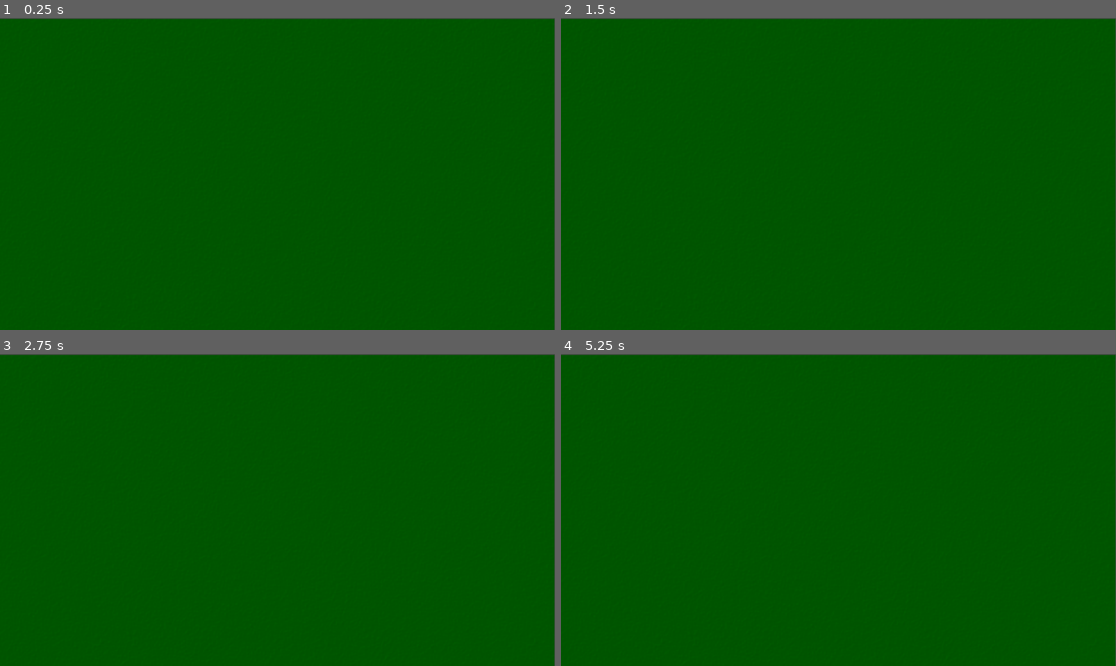
Above: before the commit, frames 1-4 (two rows, left to right).
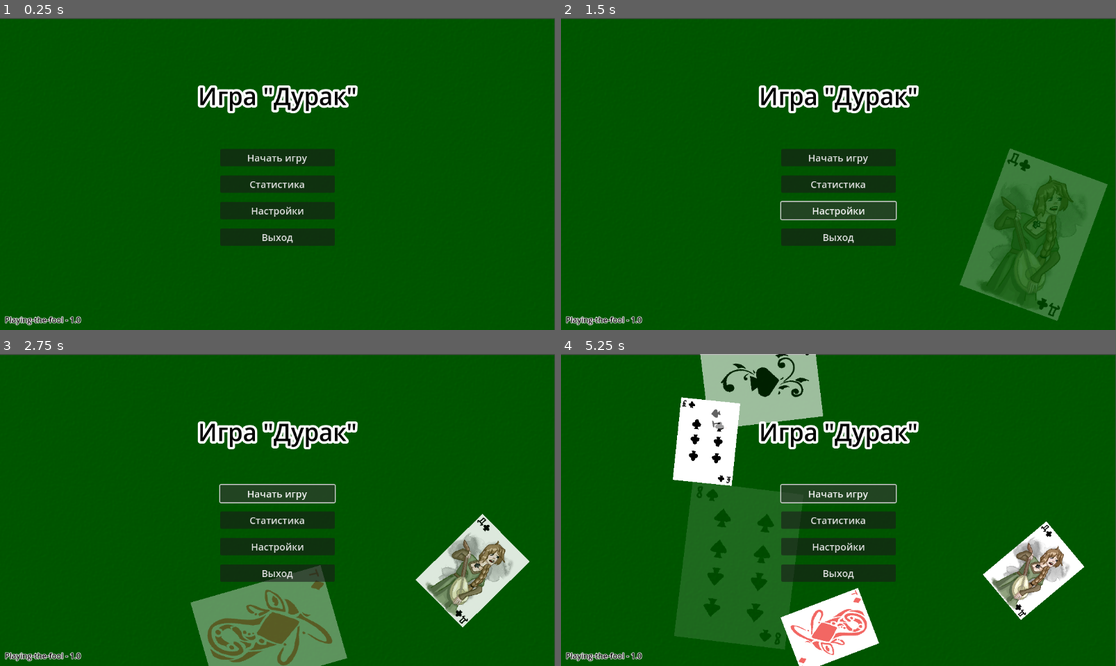
Above: after the commit, the same moments.

Repository: Yulya-S/Playing-the-fool
Game: Godot game, scene res://scenes/main.tscn
Same seed, same stepped clock (60 frames per second), same inputs: the game is played once before the commit and once after it.
Inputs (mouse positions are in pixels of both pictures, inside the frame that each line leads up to):
- Up to frame 1 (0.25 s): no input
- Up to frame 2 (1.5 s): click (838, 183) at 0.5 s, where only the run after the commit has a clickable "Статистика"; click (838, 211) at 1.25 s, where only the run after the commit has a clickable "Настройки"
- Up to frame 3 (2.75 s): click (277, 494) at 2 s, where only the run after the commit has a clickable "Начать игру"
- Up to frame 4 (5.25 s): click (838, 494) at 2.75 s, where only the run after the commit has a clickable "Начать игру"; click (838, 519) at 3.5 s, where only the run after the commit has a clickable "Статистика"; click (838, 547) at 4.25 s, where only the run after the commit has a clickable "Настройки"; click (838, 494) at 5 s, where only the run after the commit has a clickable "Начать игру"

The runs differ from the first frame. In frame 1, 6.5% of the frame differs, in the area x 0-65%, y 21-99%; in frame 2, 14%; in frame 3, 17%; in frame 4, 28%, in the area x 0-95%, y 0-100%.

Commit message:
animation in the main menu

Diff:
--- /dev/null
+++ b/playing-the-fool/scenes/card_pack.tscn
@@ -0,0 +1,683 @@
+[gd_scene load_steps=91 format=3 uid="uid://cskwp4r1g2e3m"]
+
+[ext_resource type="Texture2D" uid="uid://caejajwp82j7p" path="res://img/Карты Фентези.png" id="1_wo5bd"]
+[ext_resource type="Texture2D" uid="uid://boy08ad6stka4" path="res://img/Карты v1.png" id="2_5xwgq"]
+[ext_resource type="Script" uid="uid://dbk8nte2aqh07" path="res://scripts/card_pack.gd" id="3_5xwgq"]
+
+[sub_resource type="AtlasTexture" id="AtlasTexture_17ntd"]
+atlas = ExtResource("1_wo5bd")
+region = Rect2(0, 0, 246, 344)
+
+[sub_resource type="AtlasTexture" id="AtlasTexture_wwfmj"]
+atlas = ExtResource("1_wo5bd")
+region = Rect2(246, 0, 246, 344)
+
+[sub_resource type="AtlasTexture" id="AtlasTexture_svopx"]
+atlas = ExtResource("1_wo5bd")
+region = Rect2(492, 0, 246, 344)
+
+[sub_resource type="AtlasTexture" id="AtlasTexture_n4pbj"]
+atlas = ExtResource("1_wo5bd")
+region = Rect2(738, 0, 246, 344)
+
+[sub_resource type="AtlasTexture" id="AtlasTexture_uet6u"]
+atlas = ExtResource("1_wo5bd")
+region = Rect2(984, 0, 246, 344)
+
+[sub_resource type="AtlasTexture" id="AtlasTexture_0mx01"]
+atlas = ExtResource("1_wo5bd")
+region = Rect2(1230, 0, 246, 344)
+
+[sub_resource type="AtlasTexture" id="AtlasTexture_ggrgs"]
+atlas = ExtResource("1_wo5bd")
+region = Rect2(0, 344, 246, 344)
+
+[sub_resource type="AtlasTexture" id="AtlasTexture_wgwdn"]
+atlas = ExtResource("1_wo5bd")
+region = Rect2(246, 344, 246, 344)
+
+[sub_resource type="AtlasTexture" id="AtlasTexture_7cefp"]
+atlas = ExtResource("1_wo5bd")
+region = Rect2(492, 344, 246, 344)
+
+[sub_resource type="AtlasTexture" id="AtlasTexture_7uuik"]
+atlas = ExtResource("1_wo5bd")
+region = Rect2(738, 344, 246, 344)
+
+[sub_resource type="AtlasTexture" id="AtlasTexture_3klpk"]
+atlas = ExtResource("1_wo5bd")
+region = Rect2(984, 344, 246, 344)
+
+[sub_resource type="AtlasTexture" id="AtlasTexture_yvash"]
+atlas = ExtResource("1_wo5bd")
+region = Rect2(1230, 344, 246, 344)
+
+[sub_resource type="AtlasTexture" id="AtlasTexture_3ud42"]
+atlas = ExtResource("1_wo5bd")
+region = Rect2(0, 688, 246, 344)
+
+[sub_resource type="AtlasTexture" id="AtlasTexture_uyiwi"]
+atlas = ExtResource("1_wo5bd")
+region = Rect2(246, 688, 246, 344)
+
+[sub_resource type="AtlasTexture" id="AtlasTexture_ph04d"]
+atlas = ExtResource("1_wo5bd")
+region = Rect2(492, 688, 246, 344)
+
+[sub_resource type="AtlasTexture" id="AtlasTexture_0j567"]
+atlas = ExtResource("1_wo5bd")
+region = Rect2(738, 688, 246, 344)
+
+[sub_resource type="AtlasTexture" id="AtlasTexture_eaus5"]
+atlas = ExtResource("1_wo5bd")
+region = Rect2(984, 688, 246, 344)
+
+[sub_resource type="AtlasTexture" id="AtlasTexture_e2yy3"]
+atlas = ExtResource("1_wo5bd")
+region = Rect2(1230, 688, 246, 344)
+
+[sub_resource type="AtlasTexture" id="AtlasTexture_am1y2"]
+atlas = ExtResource("1_wo5bd")
+region = Rect2(0, 1032, 246, 344)
+
+[sub_resource type="AtlasTexture" id="AtlasTexture_cqxoe"]
+atlas = ExtResource("1_wo5bd")
+region = Rect2(246, 1032, 246, 344)
+
+[sub_resource type="AtlasTexture" id="AtlasTexture_dwmj4"]
+atlas = ExtResource("1_wo5bd")
+region = Rect2(492, 1032, 246, 344)
+
+[sub_resource type="AtlasTexture" id="AtlasTexture_hra8m"]
+atlas = ExtResource("1_wo5bd")
+region = Rect2(738, 1032, 246, 344)
+
+[sub_resource type="AtlasTexture" id="AtlasTexture_xfosu"]
+atlas = ExtResource("1_wo5bd")
+region = Rect2(984, 1032, 246, 344)
+
+[sub_resource type="AtlasTexture" id="AtlasTexture_fwfsr"]
+atlas = ExtResource("1_wo5bd")
+region = Rect2(1230, 1032, 246, 344)
+
+[sub_resource type="AtlasTexture" id="AtlasTexture_tuuon"]
+atlas = ExtResource("1_wo5bd")
+region = Rect2(0, 1376, 246, 344)
+
+[sub_resource type="AtlasTexture" id="AtlasTexture_6qb6i"]
+atlas = ExtResource("1_wo5bd")
+region = Rect2(246, 1376, 246, 344)
+
+[sub_resource type="AtlasTexture" id="AtlasTexture_f3vu0"]
+atlas = ExtResource("1_wo5bd")
+region = Rect2(492, 1376, 246, 344)
+
+[sub_resource type="AtlasTexture" id="AtlasTexture_crlko"]
+atlas = ExtResource("1_wo5bd")
+region = Rect2(738, 1376, 246, 344)
+
+[sub_resource type="AtlasTexture" id="AtlasTexture_7rjnm"]
+atlas = ExtResource("1_wo5bd")
+region = Rect2(984, 1376, 246, 344)
+
+[sub_resource type="AtlasTexture" id="AtlasTexture_6bvhn"]
+atlas = ExtResource("1_wo5bd")
+region = Rect2(1230, 1376, 246, 344)
+
+[sub_resource type="AtlasTexture" id="AtlasTexture_6a8av"]
+atlas = ExtResource("1_wo5bd")
+region = Rect2(0, 1720, 246, 344)
+
+[sub_resource type="AtlasTexture" id="AtlasTexture_mub2y"]
+atlas = ExtResource("1_wo5bd")
+region = Rect2(246, 1720, 246, 344)
+
+[sub_resource type="AtlasTexture" id="AtlasTexture_oivy3"]
+atlas = ExtResource("1_wo5bd")
+region = Rect2(492, 1720, 246, 344)
+
+[sub_resource type="AtlasTexture" id="AtlasTexture_8t8tq"]
+atlas = ExtResource("1_wo5bd")
+region = Rect2(738, 1720, 246, 344)
+
+[sub_resource type="AtlasTexture" id="AtlasTexture_5dujg"]
+atlas = ExtResource("1_wo5bd")
+region = Rect2(984, 1720, 246, 344)
+
+[sub_resource type="AtlasTexture" id="AtlasTexture_jsv4j"]
+atlas = ExtResource("1_wo5bd")
+region = Rect2(1230, 1720, 246, 344)
+
+[sub_resource type="AtlasTexture" id="AtlasTexture_ju8va"]
+atlas = ExtResource("1_wo5bd")
+region = Rect2(0, 2064, 246, 344)
+
+[sub_resource type="AtlasTexture" id="AtlasTexture_l11jl"]
+atlas = ExtResource("1_wo5bd")
+region = Rect2(246, 2064, 246, 344)
+
+[sub_resource type="AtlasTexture" id="AtlasTexture_hs743"]
+atlas = ExtResource("1_wo5bd")
+region = Rect2(492, 2064, 246, 344)
+
+[sub_resource type="AtlasTexture" id="AtlasTexture_bo5s7"]
+atlas = ExtResource("1_wo5bd")
+region = Rect2(738, 2064, 246, 344)
+
+[sub_resource type="AtlasTexture" id="AtlasTexture_o04ec"]
+atlas = ExtResource("1_wo5bd")
+region = Rect2(984, 2064, 246, 344)
+
+[sub_resource type="AtlasTexture" id="AtlasTexture_pbq3g"]
+atlas = ExtResource("2_5xwgq")
+region = Rect2(0, 0, 246, 344)
+
+[sub_resource type="AtlasTexture" id="AtlasTexture_eejop"]
+atlas = ExtResource("2_5xwgq")
+region = Rect2(246, 0, 246, 344)
+
+[sub_resource type="AtlasTexture" id="AtlasTexture_l4pji"]
+atlas = ExtResource("2_5xwgq")
+region = Rect2(492, 0, 246, 344)
+
+[sub_resource type="AtlasTexture" id="AtlasTexture_dhres"]
+atlas = ExtResource("2_5xwgq")
+region = Rect2(738, 0, 246, 344)
+
+[sub_resource type="AtlasTexture" id="AtlasTexture_by6df"]
+atlas = ExtResource("2_5xwgq")
+region = Rect2(984, 0, 246, 344)
+
+[sub_resource type="AtlasTexture" id="AtlasTexture_dq7p1"]
+atlas = ExtResource("2_5xwgq")
+region = Rect2(1230, 0, 246, 344)
+
+[sub_resource type="AtlasTexture" id="AtlasTexture_5w25e"]
+atlas = ExtResource("2_5xwgq")
+region = Rect2(0, 344, 246, 344)
+
+[sub_resource type="AtlasTexture" id="AtlasTexture_ijppq"]
+atlas = ExtResource("2_5xwgq")
+region = Rect2(246, 344, 246, 344)
+
+[sub_resource type="AtlasTexture" id="AtlasTexture_qt64r"]
+atlas = ExtResource("2_5xwgq")
+region = Rect2(492, 344, 246, 344)
+
+[sub_resource type="AtlasTexture" id="AtlasTexture_2is3j"]
+atlas = ExtResource("2_5xwgq")
+region = Rect2(738, 344, 246, 344)
+
+[sub_resource type="AtlasTexture" id="AtlasTexture_en8bf"]
+atlas = ExtResource("2_5xwgq")
+region = Rect2(984, 344, 246, 344)
+
+[sub_resource type="AtlasTexture" id="AtlasTexture_r5gja"]
+atlas = ExtResource("2_5xwgq")
+region = Rect2(1230, 344, 246, 344)
+
+[sub_resource type="AtlasTexture" id="AtlasTexture_dba8r"]
+atlas = ExtResource("2_5xwgq")
+region = Rect2(0, 688, 246, 344)
+
+[sub_resource type="AtlasTexture" id="AtlasTexture_op8np"]
+atlas = ExtResource("2_5xwgq")
+region = Rect2(246, 688, 246, 344)
+
+[sub_resource type="AtlasTexture" id="AtlasTexture_bu4vv"]
+atlas = ExtResource("2_5xwgq")
+region = Rect2(492, 688, 246, 344)
+
+[sub_resource type="AtlasTexture" id="AtlasTexture_s3oo4"]
+atlas = ExtResource("2_5xwgq")
+region = Rect2(738, 688, 246, 344)
+
+[sub_resource type="AtlasTexture" id="AtlasTexture_uu2n4"]
+atlas = ExtResource("2_5xwgq")
+region = Rect2(984, 688, 246, 344)
+
+[sub_resource type="AtlasTexture" id="AtlasTexture_o3d7j"]
+atlas = ExtResource("2_5xwgq")
+region = Rect2(1230, 688, 246, 344)
+
+[sub_resource type="AtlasTexture" id="AtlasTexture_bdk2l"]
+atlas = ExtResource("2_5xwgq")
+region = Rect2(0, 1032, 246, 344)
+
+[sub_resource type="AtlasTexture" id="AtlasTexture_7ltly"]
+atlas = ExtResource("2_5xwgq")
+region = Rect2(246, 1032, 246, 344)
+
+[sub_resource type="AtlasTexture" id="AtlasTexture_m6muo"]
+atlas = ExtResource("2_5xwgq")
+region = Rect2(492, 1032, 246, 344)
+
+[sub_resource type="AtlasTexture" id="AtlasTexture_rvcup"]
+atlas = ExtResource("2_5xwgq")
+region = Rect2(738, 1032, 246, 344)
+
+[sub_resource type="AtlasTexture" id="AtlasTexture_dqi1l"]
+atlas = ExtResource("2_5xwgq")
+region = Rect2(984, 1032, 246, 344)
+
+[sub_resource type="AtlasTexture" id="AtlasTexture_bef76"]
+atlas = ExtResource("2_5xwgq")
+region = Rect2(1230, 1032, 246, 344)
+
+[sub_resource type="AtlasTexture" id="AtlasTexture_21ak2"]
+atlas = ExtResource("2_5xwgq")
+region = Rect2(0, 1376, 246, 344)
+
+[sub_resource type="AtlasTexture" id="AtlasTexture_6lt8x"]
+atlas = ExtResource("2_5xwgq")
+region = Rect2(246, 1376, 246, 344)
+
+[sub_resource type="AtlasTexture" id="AtlasTexture_mmg5k"]
+atlas = ExtResource("2_5xwgq")
+region = Rect2(492, 1376, 246, 344)
+
+[sub_resource type="AtlasTexture" id="AtlasTexture_22m81"]
+atlas = ExtResource("2_5xwgq")
+region = Rect2(738, 1376, 246, 344)
+
+[sub_resource type="AtlasTexture" id="AtlasTexture_vh5kq"]
+atlas = ExtResource("2_5xwgq")
+region = Rect2(984, 1376, 246, 344)
+
+[sub_resource type="AtlasTexture" id="AtlasTexture_5lb22"]
+atlas = ExtResource("2_5xwgq")
+region = Rect2(1230, 1376, 246, 344)
+
+[sub_resource type="AtlasTexture" id="AtlasTexture_xm0kl"]
+atlas = ExtResource("2_5xwgq")
+region = Rect2(0, 1720, 246, 344)
+
+[sub_resource type="AtlasTexture" id="AtlasTexture_s178k"]
+atlas = ExtResource("2_5xwgq")
+region = Rect2(246, 1720, 246, 344)
+
+[sub_resource type="AtlasTexture" id="AtlasTexture_icheb"]
+atlas = ExtResource("2_5xwgq")
+region = Rect2(492, 1720, 246, 344)
+
+[sub_resource type="AtlasTexture" id="AtlasTexture_esqur"]
+atlas = ExtResource("2_5xwgq")
+region = Rect2(738, 1720, 246, 344)
+
+[sub_resource type="AtlasTexture" id="AtlasTexture_euwvq"]
+atlas = ExtResource("2_5xwgq")
+region = Rect2(984, 1720, 246, 344)
+
+[sub_resource type="AtlasTexture" id="AtlasTexture_4uk6s"]
+atlas = ExtResource("2_5xwgq")
+region = Rect2(1230, 1720, 246, 344)
+
+[sub_resource type="AtlasTexture" id="AtlasTexture_mj3bh"]
+atlas = ExtResource("2_5xwgq")
+region = Rect2(0, 2064, 246, 344)
+
+[sub_resource type="AtlasTexture" id="AtlasTexture_e6rxl"]
+atlas = ExtResource("2_5xwgq")
+region = Rect2(246, 2064, 246, 344)
+
+[sub_resource type="AtlasTexture" id="AtlasTexture_t26m0"]
+atlas = ExtResource("2_5xwgq")
+region = Rect2(492, 2064, 246, 344)
+
+[sub_resource type="AtlasTexture" id="AtlasTexture_mhen0"]
+atlas = ExtResource("2_5xwgq")
+region = Rect2(738, 2064, 246, 344)
+
+[sub_resource type="AtlasTexture" id="AtlasTexture_m20bh"]
+atlas = ExtResource("2_5xwgq")
+region = Rect2(984, 2064, 246, 344)
+
+[sub_resource type="SpriteFrames" id="SpriteFrames_r0akj"]
+animations = [{
+"frames": [{
+"duration": 1.0,
+"texture": SubResource("AtlasTexture_17ntd")
+}, {
+"duration": 1.0,
+"texture": SubResource("AtlasTexture_wwfmj")
+}, {
+"duration": 1.0,
+"texture": SubResource("AtlasTexture_svopx")
+}, {
+"duration": 1.0,
+"texture": SubResource("AtlasTexture_n4pbj")
+}, {
+"duration": 1.0,
+"texture": SubResource("AtlasTexture_uet6u")
+}, {
+"duration": 1.0,
+"texture": SubResource("AtlasTexture_0mx01")
+}, {
+"duration": 1.0,
+"texture": SubResource("AtlasTexture_ggrgs")
+}, {
+"duration": 1.0,
+"texture": SubResource("AtlasTexture_wgwdn")
+}, {
+"duration": 1.0,
+"texture": SubResource("AtlasTexture_7cefp")
+}, {
+"duration": 1.0,
+"texture": SubResource("AtlasTexture_7uuik")
+}, {
+"duration": 1.0,
+"texture": SubResource("AtlasTexture_3klpk")
+}, {
+"duration": 1.0,
+"texture": SubResource("AtlasTexture_yvash")
+}, {
+"duration": 1.0,
+"texture": SubResource("AtlasTexture_3ud42")
+}, {
+"duration": 1.0,
+"texture": SubResource("AtlasTexture_uyiwi")
+}, {
+"duration": 1.0,
+"texture": SubResource("AtlasTexture_ph04d")
+}, {
+"duration": 1.0,
+"texture": SubResource("AtlasTexture_0j567")
+}, {
+"duration": 1.0,
+"texture": SubResource("AtlasTexture_eaus5")
+}, {
+"duration": 1.0,
+"texture": SubResource("AtlasTexture_e2yy3")
+}, {
+"duration": 1.0,
+"texture": SubResource("AtlasTexture_am1y2")
+}, {
+"duration": 1.0,
+"texture": SubResource("AtlasTexture_cqxoe")
+}, {
+"duration": 1.0,
+"texture": SubResource("AtlasTexture_dwmj4")
+}, {
+"duration": 1.0,
+"texture": SubResource("AtlasTexture_hra8m")
+}, {
+"duration": 1.0,
+"texture": SubResource("AtlasTexture_xfosu")
+}, {
+"duration": 1.0,
+"texture": SubResource("AtlasTexture_fwfsr")
+}, {
+"duration": 1.0,
+"texture": SubResource("AtlasTexture_tuuon")
+}, {
+"duration": 1.0,
+"texture": SubResource("AtlasTexture_6qb6i")
+}, {
+"duration": 1.0,
+"texture": SubResource("AtlasTexture_f3vu0")
+}, {
+"duration": 1.0,
+"texture": SubResource("AtlasTexture_crlko")
+}, {
+"duration": 1.0,
+"texture": SubResource("AtlasTexture_7rjnm")
+}, {
+"duration": 1.0,
+"texture": SubResource("AtlasTexture_6bvhn")
+}, {
+"duration": 1.0,
+"texture": SubResource("AtlasTexture_6a8av")
+}, {
+"duration": 1.0,
+"texture": SubResource("AtlasTexture_mub2y")
+}, {
+"duration": 1.0,
+"texture": SubResource("AtlasTexture_oivy3")
+}, {
+"duration": 1.0,
+"texture": SubResource("AtlasTexture_8t8tq")
+}, {
+"duration": 1.0,
+"texture": SubResource("AtlasTexture_5dujg")
+}, {
+"duration": 1.0,
+"texture": SubResource("AtlasTexture_jsv4j")
+}, {
+"duration": 1.0,
+"texture": SubResource("AtlasTexture_ju8va")
+}, {
+"duration": 1.0,
+"texture": SubResource("AtlasTexture_l11jl")
+}, {
+"duration": 1.0,
+"texture": SubResource("AtlasTexture_hs743")
+}, {
+"duration": 1.0,
+"texture": SubResource("AtlasTexture_bo5s7")
+}, {
+"duration": 1.0,
+"texture": SubResource("AtlasTexture_o04ec")
+}],
+"loop": true,
+"name": &"0",
+"speed": 5.0
+}, {
+"frames": [{
+"duration": 1.0,
+"texture": SubResource("AtlasTexture_pbq3g")
+}, {
+"duration": 1.0,
+"texture": SubResource("AtlasTexture_eejop")
+}, {
+"duration": 1.0,
+"texture": SubResource("AtlasTexture_l4pji")
+}, {
+"duration": 1.0,
+"texture": SubResource("AtlasTexture_dhres")
+}, {
+"duration": 1.0,
+"texture": SubResource("AtlasTexture_by6df")
+}, {
+"duration": 1.0,
+"texture": SubResource("AtlasTexture_dq7p1")
+}, {
+"duration": 1.0,
+"texture": SubResource("AtlasTexture_5w25e")
+}, {
+"duration": 1.0,
+"texture": SubResource("AtlasTexture_ijppq")
+}, {
+"duration": 1.0,
+"texture": SubResource("AtlasTexture_qt64r")
+}, {
+"duration": 1.0,
+"texture": SubResource("AtlasTexture_2is3j")
+}, {
+"duration": 1.0,
+"texture": SubResource("AtlasTexture_en8bf")
+}, {
+"duration": 1.0,
+"texture": SubResource("AtlasTexture_r5gja")
+}, {
+"duration": 1.0,
+"texture": SubResource("AtlasTexture_dba8r")
+}, {
+"duration": 1.0,
+"texture": SubResource("AtlasTexture_op8np")
+}, {
+"duration": 1.0,
+"texture": SubResource("AtlasTexture_bu4vv")
+}, {
+"duration": 1.0,
+"texture": SubResource("AtlasTexture_s3oo4")
+}, {
+"duration": 1.0,
+"texture": SubResource("AtlasTexture_uu2n4")
+}, {
+"duration": 1.0,
+"texture": SubResource("AtlasTexture_o3d7j")
+}, {
+"duration": 1.0,
+"texture": SubResource("AtlasTexture_bdk2l")
+}, {
+"duration": 1.0,
+"texture": SubResource("AtlasTexture_7ltly")
+}, {
+"duration": 1.0,
+"texture": SubResource("AtlasTexture_m6muo")
+}, {
+"duration": 1.0,
+"texture": SubResource("AtlasTexture_rvcup")
+}, {
+"duration": 1.0,
+"texture": SubResource("AtlasTexture_dqi1l")
+}, {
+"duration": 1.0,
+"texture": SubResource("AtlasTexture_bef76")
+}, {
+"duration": 1.0,
+"texture": SubResource("AtlasTexture_21ak2")
+}, {
+"duration": 1.0,
+"texture": SubResource("AtlasTexture_6lt8x")
+}, {
+"duration": 1.0,
+"texture": SubResource("AtlasTexture_mmg5k")
+}, {
+"duration": 1.0,
+"texture": SubResource("AtlasTexture_22m81")
+}, {
+"duration": 1.0,
+"texture": SubResource("AtlasTexture_vh5kq")
+}, {
+"duration": 1.0,
+"texture": SubResource("AtlasTexture_5lb22")
+}, {
+"duration": 1.0,
+"texture": SubResource("AtlasTexture_xm0kl")
+}, {
+"duration": 1.0,
+"texture": SubResource("AtlasTexture_s178k")
+}, {
+"duration": 1.0,
+"texture": SubResource("AtlasTexture_icheb")
+}, {
+"duration": 1.0,
+"texture": SubResource("AtlasTexture_esqur")
+}, {
+"duration": 1.0,
+"texture": SubResource("AtlasTexture_euwvq")
+}, {
+"duration": 1.0,
+"texture": SubResource("AtlasTexture_4uk6s")
+}, {
+"duration": 1.0,
+"texture": SubResource("AtlasTexture_mj3bh")
+}, {
+"duration": 1.0,
+"texture": SubResource("AtlasTexture_e6rxl")
+}, {
+"duration": 1.0,
+"texture": SubResource("AtlasTexture_t26m0")
+}, {
+"duration": 1.0,
+"texture": SubResource("AtlasTexture_mhen0")
+}, {
+"duration": 1.0,
+"texture": SubResource("AtlasTexture_m20bh")
+}],
+"loop": true,
+"name": &"1",
+"speed": 5.0
+}]
+
+[sub_resource type="Animation" id="Animation_wo5bd"]
+resource_name = "fall"
+length = 2.0
+tracks/0/type = "value"
+tracks/0/imported = false
+tracks/0/enabled = true
+tracks/0/path = NodePath(".:modulate")
+tracks/0/interp = 1
+tracks/0/loop_wrap = true
+tracks/0/keys = {
+"times": PackedFloat32Array(0, 2),
+"transitions": PackedFloat32Array(1, 1),
+"update": 0,
+"values": [Color(1, 1, 1, 0), Color(1, 1, 1, 1)]
+}
+tracks/1/type = "value"
+tracks/1/imported = false
+tracks/1/enabled = true
+tracks/1/path = NodePath(".:scale")
+tracks/1/interp = 1
+tracks/1/loop_wrap = true
+tracks/1/keys = {
+"times": PackedFloat32Array(0, 2),
+"transitions": PackedFloat32Array(1, 1),
+"update": 0,
+"values": [Vector2(1, 1), Vector2(0.5, 0.5)]
+}
+
+[sub_resource type="Animation" id="Animation_5xwgq"]
+length = 0.001
+tracks/0/type = "value"
+tracks/0/imported = false
+tracks/0/enabled = true
+tracks/0/path = NodePath(".:modulate")
+tracks/0/interp = 1
+tracks/0/loop_wrap = true
+tracks/0/keys = {
+"times": PackedFloat32Array(0),
+"transitions": PackedFloat32Array(1),
+"update": 0,
+"values": [Color(1, 1, 1, 1)]
+}
+tracks/1/type = "value"
+tracks/1/imported = false
+tracks/1/enabled = true
+tracks/1/path = NodePath(".:scale")
+tracks/1/interp = 1
+tracks/1/loop_wrap = true
+tracks/1/keys = {
+"times": PackedFloat32Array(0),
+"transitions": PackedFloat32Array(1),
+"update": 0,
+"values": [Vector2(1, 1)]
+}
+
+[sub_resource type="Animation" id="Animation_17ntd"]
+resource_name = "hide"
+length = 0.9
+tracks/0/type = "value"
+tracks/0/imported = false
+tracks/0/enabled = true
+tracks/0/path = NodePath(".:modulate")
+tracks/0/interp = 1
+tracks/0/loop_wrap = true
+tracks/0/keys = {
+"times": PackedFloat32Array(0, 0.9),
+"transitions": PackedFloat32Array(1, 1),
+"update": 0,
+"values": [Color(1, 1, 1, 1), Color(1, 1, 1, 0)]
+}
+
+[sub_resource type="AnimationLibrary" id="AnimationLibrary_5xwgq"]
+_data = {
+&"RESET": SubResource("Animation_5xwgq"),
+&"fall": SubResource("Animation_wo5bd"),
+&"hide": SubResource("Animation_17ntd")
+}
+
+[node name="CardPack" type="AnimatedSprite2D"]
+sprite_frames = SubResource("SpriteFrames_r0akj")
+animation = &"0"
+script = ExtResource("3_5xwgq")
+
+[node name="AnimationPlayer" type="AnimationPlayer" parent="."]
+libraries = {
+&"": SubResource("AnimationLibrary_5xwgq")
+}
+
+[connection signal="animation_finished" from="AnimationPlayer" to="." method="_on_animation_player_animation_finished"]
+[connection signal="animation_started" from="AnimationPlayer" to="." method="_on_animation_player_animation_started"]
--- a/playing-the-fool/scenes/main.tscn
+++ b/playing-the-fool/scenes/main.tscn
@@ -2,8 +2,7 @@
 
 [ext_resource type="Script" uid="uid://5kegi1oxjcxi" path="res://scripts/main.gd" id="1_o5qli"]
 [ext_resource type="Texture2D" uid="uid://bt0xcfx2gnpm7" path="res://img/background.png" id="2_0wfyh"]
-
-[sub_resource type="SpriteFrames" id="SpriteFrames_7dm0k"]
+[ext_resource type="PackedScene" uid="uid://c7dqg77vrrfws" path="res://scenes/menu.tscn" id="3_sugp2"]
 
 [node name="Main" type="Node2D"]
 script = ExtResource("1_o5qli")
@@ -14,5 +13,4 @@
 scale = Vector2(1, 1.001)
 texture = ExtResource("2_0wfyh")
 
-[node name="AnimatedSprite2D" type="AnimatedSprite2D" parent="."]
-sprite_frames = SubResource("SpriteFrames_7dm0k")
+[node name="Menu" parent="." instance=ExtResource("3_sugp2")]
--- /dev/null
+++ b/playing-the-fool/scenes/menu.tscn
@@ -0,0 +1,78 @@
+[gd_scene load_steps=2 format=3 uid="uid://c7dqg77vrrfws"]
+
+[ext_resource type="Script" uid="uid://c8xl8ftpakgvs" path="res://scripts/menu.gd" id="1_yqeox"]
+
+[node name="Menu" type="Control"]
+layout_mode = 3
+anchors_preset = 0
+offset_right = 1152.0
+offset_bottom = 648.0
+script = ExtResource("1_yqeox")
+
+[node name="Timer" type="Timer" parent="."]
+autostart = true
+
+[node name="Animation" type="Node2D" parent="."]
+
+[node name="Label" type="Label" parent="."]
+layout_mode = 0
+offset_top = 114.0
+offset_right = 1152.0
+offset_bottom = 209.0
+theme_override_colors/font_color = Color(0, 0, 0, 1)
+theme_override_colors/font_outline_color = Color(1, 1, 1, 1)
+theme_override_constants/outline_size = 20
+theme_override_font_sizes/font_size = 50
+text = "Игра \"Дурак\""
+horizontal_alignment = 1
+vertical_alignment = 1
+
+[node name="Play" type="Button" parent="."]
+layout_mode = 0
+offset_left = 457.0
+offset_top = 272.0
+offset_right = 695.0
+offset_bottom = 308.0
+theme_override_font_sizes/font_size = 20
+text = "Начать игру"
+
+[node name="Statistics" type="Button" parent="."]
+layout_mode = 0
+offset_left = 457.0
+offset_top = 327.0
+offset_right = 695.0
+offset_bottom = 363.0
+theme_override_font_sizes/font_size = 20
+text = "Статистика
+"
+
+[node name="Setting" type="Button" parent="."]
+layout_mode = 0
+offset_left = 457.0
+offset_top = 382.0
+offset_right = 695.0
+offset_bottom = 418.0
+theme_override_font_sizes/font_size = 20
+text = "Настройки"
+
+[node name="Exit" type="Button" parent="."]
+layout_mode = 0
+offset_left = 457.0
+offset_top = 437.0
+offset_right = 695.0
+offset_bottom = 473.0
+theme_override_font_sizes/font_size = 20
+text = "Выход"
+
+[node name="Version" type="Label" parent="."]
+layout_mode = 0
+offset_left = 10.0
+offset_top = 615.0
+offset_right = 168.0
+offset_bottom = 638.0
+theme_override_colors/font_color = Color(0, 0, 0, 1)
+theme_override_colors/font_outline_color = Color(1, 1, 1, 1)
+theme_override_constants/outline_size = 5
+text = "Playing-the-fool - 1.0"
+
+[connection signal="timeout" from="Timer" to="." method="_on_timer_timeout"]
--- /dev/null
+++ b/playing-the-fool/scripts/card_pack.gd
@@ -0,0 +1,17 @@
+extends AnimatedSprite2D
+var rotate_data: Array = [false, 0]
+
+func _process(delta: float) -> void:
+	if rotate_data[0]:
+		rotation_degrees = move_toward(rotation_degrees, rotate_data[1], abs(rad_to_deg(angle_difference(deg_to_rad(rotation_degrees), deg_to_rad(rotate_data[1])))) / 1.2 * delta)
+		if abs(int(rotation_degrees) - rotate_data[1]) < 10: rotate_data[0] = false
+
+# Старт анимации поворота
+func _on_animation_player_animation_started(anim_name: StringName) -> void:
+	if anim_name == "fall": rotate_data = [true, randi_range(-366, 366)]
+
+# Сигнал завершения анимации
+func _on_animation_player_animation_finished(anim_name: StringName) -> void:
+	if anim_name == "hide":
+		queue_free()
+		get_parent().remove_child(self)
--- /dev/null
+++ b/playing-the-fool/scripts/menu.gd
@@ -0,0 +1,12 @@
+extends Control
+@onready var AnimationN = $Animation
+var file: Resource = load("res://scenes/card_pack.tscn")
+
+# Таймер для анимации меню
+func _on_timer_timeout() -> void:
+	AnimationN.add_child(file.instantiate())
+	AnimationN.get_child(-1).position = Vector2(50 + randi() % 1050, 50 + randi() % 550)
+	AnimationN.get_child(-1).frame = 4 + randi() % 36
+	AnimationN.get_child(-1).modulate.a = 0.
+	AnimationN.get_child(-1).get_child(0).play("fall")
+	if AnimationN.get_child_count() > 10: AnimationN.get_child(randi() % 5).get_child(0).play("hide")
Not shown, added: playing-the-fool/scripts/card_pack.gd.uid
Not shown, added: playing-the-fool/scripts/menu.gd.uid
Not shown, added: playing-the-fool/scenes/card_pack.tscn2249441103.tmp
